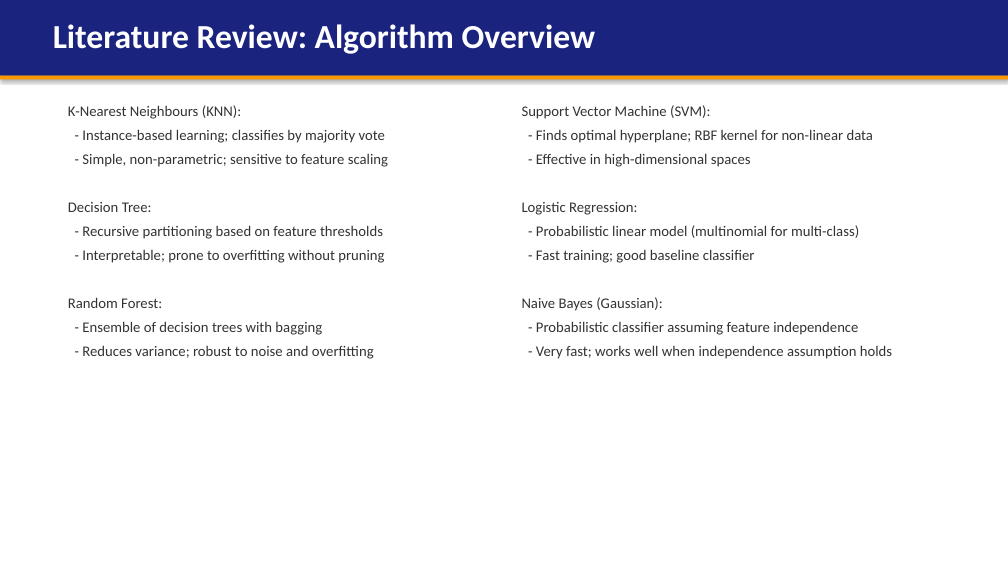
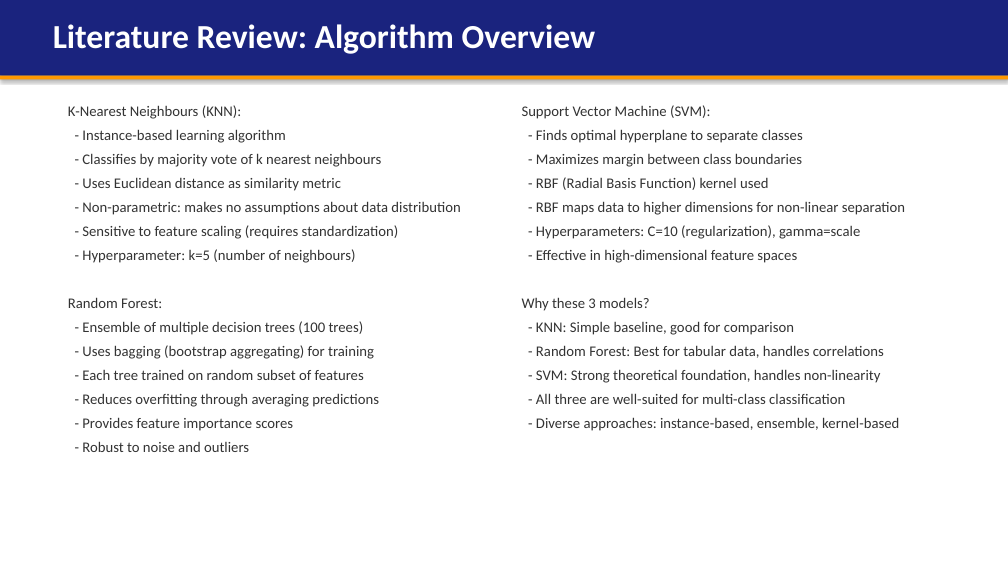
Before and after one commit to fcke109/DryBean, a slide deck: slide 8 of CSCI218_DryBean_Presentation.pptx. Drawn at 1008x567 pixels with LibreOffice and Linux fonts; fonts in the diff are those of the drawing. Boxes give left, top, right and bottom in pixels: in the first picture for what was removed or moved away, otherwise in the second. Text is boxed around its words. In the diff, an @@ line names an element or a change of style, - is before the commit and + after.

```diff
--- a/CSCI218_DryBean_Presentation.pptx
+++ b/CSCI218_DryBean_Presentation.pptx
@@ text at <box>82,129,460,263</box>: text changed @@
-- Instance-based learning; classifies by majority vote
-- Simple, non-parametric; sensitive to feature scaling
-Decision Tree:
-- Recursive partitioning based on feature thresholds
-- Interpretable; prone to overfitting without pruning
+- Instance-based learning algorithm
+- Classifies by majority vote of k nearest neighbours
+- Uses Euclidean distance as similarity metric
+- Non-parametric: makes no assumptions about data distribution
+- Sensitive to feature scaling (requires standardization)
+- Hyperparameter: k=5 (number of neighbours)
@@ text at <box>522,129,905,431</box>: text changed @@
-- Finds optimal hyperplane; RBF kernel for non-linear data
-- Effective in high-dimensional spaces
-Logistic Regression:
-- Probabilistic linear model (multinomial for multi-class)
-- Fast training; good baseline classifier
-Naive Bayes (Gaussian):
-- Probabilistic classifier assuming feature independence
-- Very fast; works well when independence assumption holds
+- Finds optimal hyperplane to separate classes
+- Maximizes margin between class boundaries
+- RBF (Radial Basis Function) kernel used
+- RBF maps data to higher dimensions for non-linear separation
+- Hyperparameters: C=10 (regularization), gamma=scale
+- Effective in high-dimensional feature spaces
+Why these 3 models?
+- KNN: Simple baseline, good for comparison
+- Random Forest: Best for tabular data, handles correlations
+- SVM: Strong theoretical foundation, handles non-linearity
+- All three are well-suited for multi-class classification
+- Diverse approaches: instance-based, ensemble, kernel-based
@@ text at <box>82,321,379,452</box>: text changed @@
-- Ensemble of decision trees with bagging
-- Reduces variance; robust to noise and overfitting
+- Ensemble of multiple decision trees (100 trees)
+- Uses bagging (bootstrap aggregating) for training
+- Each tree trained on random subset of features
+- Reduces overfitting through averaging predictions
+- Provides feature importance scores
+- Robust to noise and outliers
```
Also in this commit, not shown: 7 other slides changed, 12 other files.
